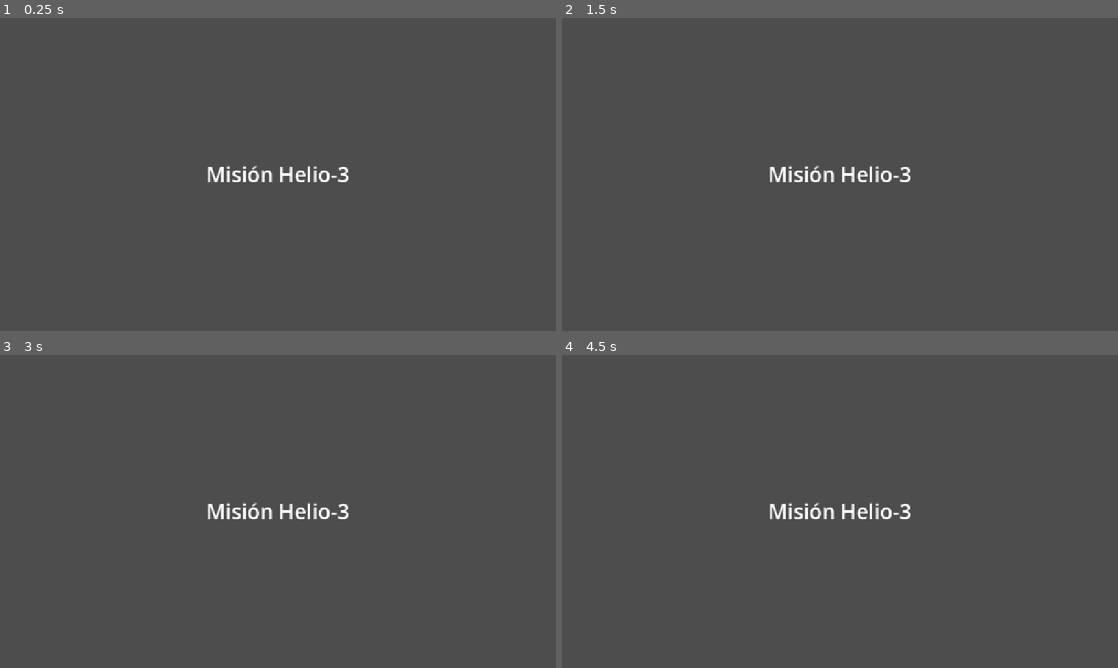
Above: before the commit, frames 1-4 (two rows, left to right).
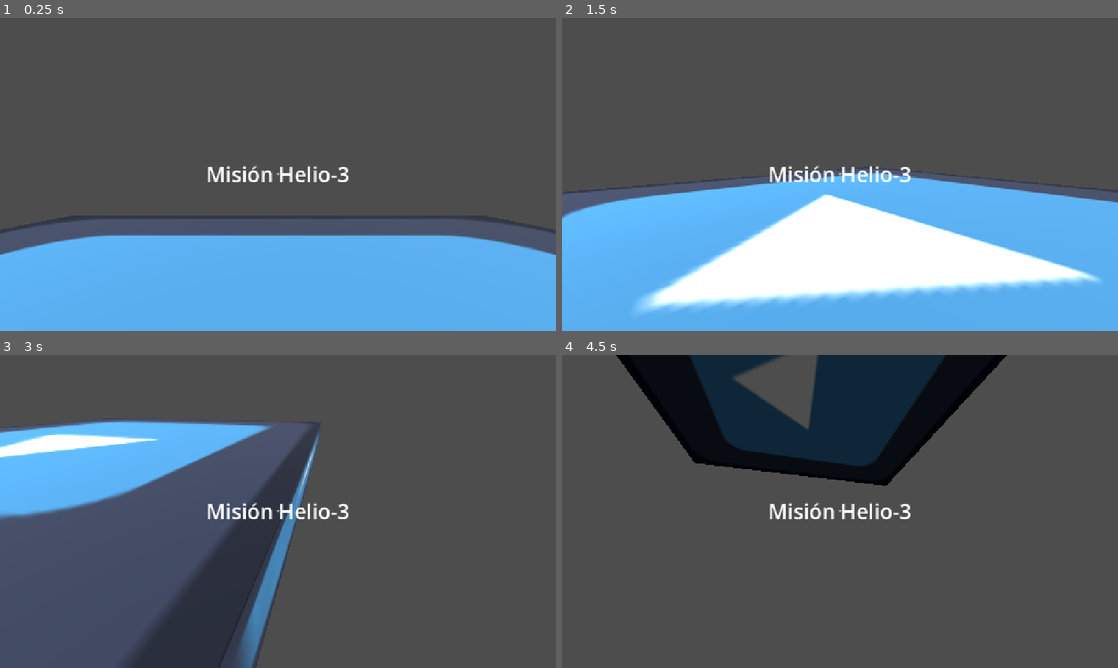
Above: after the commit, the same moments.

Repository: Camubermu/mision-helio-3
Game: Godot game, scene res://scenes/main.tscn
Same seed, same stepped clock (60 frames per second), same inputs: the game is played once before the commit and once after it. The engine's default icon, where the game draws it, is replaced by a stand-in: a white triangle on a blue panel in a dark square.
Inputs (mouse positions are in pixels of both pictures, inside the frame that each line leads up to):
- Up to frame 1 (0.25 s): no input
- Up to frame 2 (1.5 s): tap Enter at 0.5 s; move the mouse to (962, 158) at 0.52 s; hold D (right, bound only after the commit) 0.53-1.28 s; move the mouse to (728, 190) at 1.27 s; hold S (backward, bound only after the commit) from 1.28 s (still down)
- Up to frame 3 (3 s): move the mouse to (333, 442) at 2.02 s; release S (backward, bound only after the commit) at 2.03 s; hold D (right, bound only after the commit) 2.03-2.78 s; tap Space at 2.75 s; move the mouse to (250, 574) at 2.77 s; hold W (forward, bound only after the commit) from 2.78 s (still down)
- Up to frame 4 (4.5 s): move the mouse to (1006, 558) at 3.52 s; release W (forward, bound only after the commit) at 3.53 s; hold A (left, bound only after the commit) from 3.53 s (still down); tap Enter at 4.25 s; move the mouse to (673, 464) at 4.27 s

The runs differ from the first frame. In frame 1, 36% of the frame differs, in the area x 0-100%, y 49-100%; in frame 2, 48%, in the area x 0-100%, y 47-100%; in frame 3, 31%; in frame 4, 18%.

Commit message:
Added testing player and enviroment light

Diff:
--- /dev/null
+++ b/player/fp_cam.gd
@@ -0,0 +1,12 @@
+extends Node3D
+
+var sensitivity = 0.2
+
+func _ready() -> void:
+	Input.mouse_mode = Input.MOUSE_MODE_CAPTURED
+
+func _input(event: InputEvent) -> void:
+	if event is InputEventMouseMotion:
+		get_parent().rotate_y(deg_to_rad(-event.relative.x * sensitivity))
+		rotate_x(deg_to_rad(-event.relative.y * sensitivity))
+		rotation.x = clamp(rotation.x, deg_to_rad(-90), deg_to_rad(90))
--- /dev/null
+++ b/player/player.gd
@@ -0,0 +1,62 @@
+extends CharacterBody3D
+
+@export var speed: float = 4.5
+@export var acceleration: float = 15.0
+@export var deceleration: float = 15.0
+
+@export_group("Head Bob")
+@export var bob_amplitude: float = 0.25
+@export var bob_frequency: float = 1
+@export var bob_smoothing: float = 12.0
+
+@onready var camera: Camera3D = $head/Camera3D
+
+var camera_base_position: Vector3
+var bob_phase: float = 0.0
+
+
+func _ready() -> void:
+	camera_base_position = camera.position
+
+
+func _physics_process(delta: float) -> void:
+	if not is_on_floor():
+		velocity += get_gravity() * delta
+
+	var input_dir := Input.get_vector("left", "right", "forward", "backward")
+	var direction := (
+		transform.basis * Vector3(input_dir.x, 0.0, input_dir.y)
+	).normalized()
+
+	var target_velocity := direction * speed
+	var change_rate := acceleration if direction != Vector3.ZERO else deceleration
+
+	velocity.x = move_toward(
+		velocity.x, target_velocity.x, change_rate * delta
+	)
+	velocity.z = move_toward(
+		velocity.z, target_velocity.z, change_rate * delta
+	)
+
+	move_and_slide()
+	update_head_bob(delta)
+
+
+func update_head_bob(delta: float) -> void:
+	# Usa el movimiento real para evitar balancearse contra una pared.
+	var real_velocity := get_real_velocity()
+	var horizontal_speed := Vector2(real_velocity.x, real_velocity.z).length()
+	var speed_ratio := clampf(horizontal_speed / maxf(speed, 0.001), 0.0, 1.0)
+
+	var bob_offset := Vector3.ZERO
+
+	if is_on_floor() and horizontal_speed > 0.1:
+		bob_phase += TAU * bob_frequency * speed_ratio * delta
+
+		bob_offset.x = sin(bob_phase) * bob_amplitude * 0.5 * speed_ratio
+		bob_offset.y = (cos(bob_phase * 2.0) - 1.0) * bob_amplitude * 0.5 * speed_ratio
+
+	camera.position = camera.position.lerp(
+		camera_base_position + bob_offset,
+		1.0 - exp(-bob_smoothing * delta)
+	)
--- /dev/null
+++ b/player/player.tscn
@@ -0,0 +1,59 @@
+[gd_scene format=3 uid="uid://b2agtfb62ll0k"]
+
+[ext_resource type="Script" uid="uid://cirr3mtawsplf" path="res://player/player.gd" id="1_oul6g"]
+[ext_resource type="Script" uid="uid://bkukmq2gu3vle" path="res://player/fp_cam.gd" id="2_rkbax"]
+[ext_resource type="Shader" uid="uid://btgniual5bu44" path="res://player/vignete.gdshader" id="3_g1dw6"]
+
+[sub_resource type="CapsuleMesh" id="CapsuleMesh_34eh8"]
+
+[sub_resource type="CapsuleShape3D" id="CapsuleShape3D_v0nwu"]
+
+[sub_resource type="LabelSettings" id="LabelSettings_153fh"]
+font_size = 22
+
+[sub_resource type="ShaderMaterial" id="ShaderMaterial_34eh8"]
+shader = ExtResource("3_g1dw6")
+
+[node name="player" type="CharacterBody3D" unique_id=332937270]
+script = ExtResource("1_oul6g")
+
+[node name="MeshInstance3D" type="MeshInstance3D" parent="." unique_id=2131033197]
+layers = 512
+mesh = SubResource("CapsuleMesh_34eh8")
+
+[node name="CollisionShape3D" type="CollisionShape3D" parent="." unique_id=219679096]
+shape = SubResource("CapsuleShape3D_v0nwu")
+
+[node name="head" type="Node3D" parent="." unique_id=1505152295]
+transform = Transform3D(1, 0, 0, 0, 1, 0, 0, 0, 1, 0, 0.4983397, 0)
+script = ExtResource("2_rkbax")
+
+[node name="Camera3D" type="Camera3D" parent="head" unique_id=1083345748]
+transform = Transform3D(1, 0, 0, 0, 1, 0, 0, 0, 1, 0, 0, -0.1390988)
+cull_mask = 1048063
+
+[node name="CanvasLayer" type="CanvasLayer" parent="." unique_id=1756174446]
+
+[node name="Label" type="Label" parent="CanvasLayer" unique_id=1953943937]
+anchors_preset = 8
+anchor_left = 0.5
+anchor_top = 0.5
+anchor_right = 0.5
+anchor_bottom = 0.5
+offset_left = -3.0
+offset_top = -23.0
+offset_right = 17.0
+offset_bottom = 13.0
+grow_horizontal = 2
+grow_vertical = 2
+text = "."
+label_settings = SubResource("LabelSettings_153fh")
+
+[node name="ColorRect" type="ColorRect" parent="CanvasLayer" unique_id=1741999620]
+visible = false
+material = SubResource("ShaderMaterial_34eh8")
+anchors_preset = 15
+anchor_right = 1.0
+anchor_bottom = 1.0
+grow_horizontal = 2
+grow_vertical = 2
--- /dev/null
+++ b/player/vignete.gdshader
@@ -0,0 +1,14 @@
+shader_type canvas_item;
+render_mode unshaded;
+
+void fragment() {
+	vec2 position = (UV - vec2(0.5)) * 2.0;
+	float distance_squared = dot(position, position);
+
+	float intensity = 0.75;
+	float diffusion = 0.8;
+
+	float darkness = 1.0 - exp(-distance_squared * diffusion);
+
+	COLOR = vec4(0.0, 0.0, 0.0, darkness * intensity);
+}
--- a/project.godot
+++ b/project.godot
@@ -26,6 +26,29 @@
 window/stretch/mode="canvas_items"
 window/stretch/aspect="expand"
 
+[input]
+
+left={
+"deadzone": 0.2,
+"events": [Object(InputEventKey,"resource_local_to_scene":false,"resource_name":"","device":-1,"window_id":0,"alt_pressed":false,"shift_pressed":false,"ctrl_pressed":false,"meta_pressed":false,"pressed":false,"keycode":0,"physical_keycode":65,"key_label":0,"unicode":97,"location":0,"echo":false,"script":null)
+]
+}
+right={
+"deadzone": 0.2,
+"events": [Object(InputEventKey,"resource_local_to_scene":false,"resource_name":"","device":-1,"window_id":0,"alt_pressed":false,"shift_pressed":false,"ctrl_pressed":false,"meta_pressed":false,"pressed":false,"keycode":0,"physical_keycode":68,"key_label":0,"unicode":100,"location":0,"echo":false,"script":null)
+]
+}
+forward={
+"deadzone": 0.2,
+"events": [Object(InputEventKey,"resource_local_to_scene":false,"resource_name":"","device":-1,"window_id":0,"alt_pressed":false,"shift_pressed":false,"ctrl_pressed":false,"meta_pressed":false,"pressed":false,"keycode":0,"physical_keycode":87,"key_label":0,"unicode":119,"location":0,"echo":false,"script":null)
+]
+}
+backward={
+"deadzone": 0.2,
+"events": [Object(InputEventKey,"resource_local_to_scene":false,"resource_name":"","device":-1,"window_id":0,"alt_pressed":false,"shift_pressed":false,"ctrl_pressed":false,"meta_pressed":false,"pressed":false,"keycode":0,"physical_keycode":83,"key_label":0,"unicode":115,"location":0,"echo":false,"script":null)
+]
+}
+
 [rendering]
 
 renderer/rendering_method="gl_compatibility"
--- a/scenes/main.tscn
+++ b/scenes/main.tscn
@@ -1,6 +1,15 @@
 [gd_scene format=3 uid="uid://cuv142txod8pj"]
 
 [ext_resource type="Texture2D" uid="uid://cgfkr4kir7kg6" path="res://icon.svg" id="1_o5qli"]
+[ext_resource type="PackedScene" uid="uid://b2agtfb62ll0k" path="res://player/player.tscn" id="2_0wfyh"]
+
+[sub_resource type="Environment" id="Environment_153fh"]
+
+[sub_resource type="CameraAttributesPractical" id="CameraAttributesPractical_v0nwu"]
+
+[sub_resource type="Compositor" id="Compositor_u6bga"]
+
+[sub_resource type="BoxShape3D" id="BoxShape3D_153fh"]
 
 [sub_resource type="StandardMaterial3D" id="StandardMaterial3D_sgp6g"]
 albedo_texture = ExtResource("1_o5qli")
@@ -9,9 +18,28 @@
 [sub_resource type="BoxMesh" id="BoxMesh_153fh"]
 material = SubResource("StandardMaterial3D_sgp6g")
 
-[sub_resource type="BoxShape3D" id="BoxShape3D_153fh"]
+[node name="Main" type="Node2D" unique_id=1119810482]
 
-[node name="Main" type="Node2D" unique_id=1119810482]
+[node name="DirectionalLight3D" type="DirectionalLight3D" parent="." unique_id=1657533963]
+transform = Transform3D(-0.8660254, -0.43301278, 0.25, 0, 0.49999997, 0.86602545, -0.50000006, 0.75, -0.43301266, 0, 6, -5)
+shadow_enabled = true
+
+[node name="WorldEnvironment" type="WorldEnvironment" parent="." unique_id=1100916834]
+environment = SubResource("Environment_153fh")
+camera_attributes = SubResource("CameraAttributesPractical_v0nwu")
+compositor = SubResource("Compositor_u6bga")
+
+[node name="Floor" type="StaticBody3D" parent="." unique_id=1005007848]
+transform = Transform3D(1, 0, 0, 0, 1, 0, 0, 0, 1, 0, 1.5144296, 0)
+
+[node name="CollisionShape3D" type="CollisionShape3D" parent="Floor" unique_id=838700073]
+transform = Transform3D(15, 0, 0, 0, 1, 0, 0, 0, 15, -0.004719734, -1.5144298, -0.0025999546)
+shape = SubResource("BoxShape3D_153fh")
+
+[node name="MeshInstance3D" type="MeshInstance3D" parent="Floor" unique_id=1194795164]
+transform = Transform3D(15, 0, 0, 0, 1, 0, 0, 0, 15, -0.004719734, -1.5144298, -0.0025999546)
+mesh = SubResource("BoxMesh_153fh")
+skeleton = NodePath("../..")
 
 [node name="Titulo" type="Label" parent="." unique_id=965326170]
 offset_left = 440.0
@@ -23,9 +51,5 @@
 horizontal_alignment = 1
 vertical_alignment = 1
 
-[node name="MeshInstance3D" type="MeshInstance3D" parent="." unique_id=1194795164]
-transform = Transform3D(15, 0, 0, 0, 1, 0, 0, 0, 15, -0.004719734, -2.3841858e-07, -0.0025999546)
-mesh = SubResource("BoxMesh_153fh")
-
-[node name="CollisionShape3D" type="CollisionShape3D" parent="MeshInstance3D" unique_id=838700073]
-shape = SubResource("BoxShape3D_153fh")
+[node name="player" parent="." unique_id=332937270 instance=ExtResource("2_0wfyh")]
+transform = Transform3D(1, 0, 0, 0, 1, 0, 0, 0, 1, 0, 1.5144296, 0)
Not shown, added: player/fp_cam.gd.uid
Not shown, added: player/player.gd.uid
Not shown, added: player/vignete.gdshader.uid
